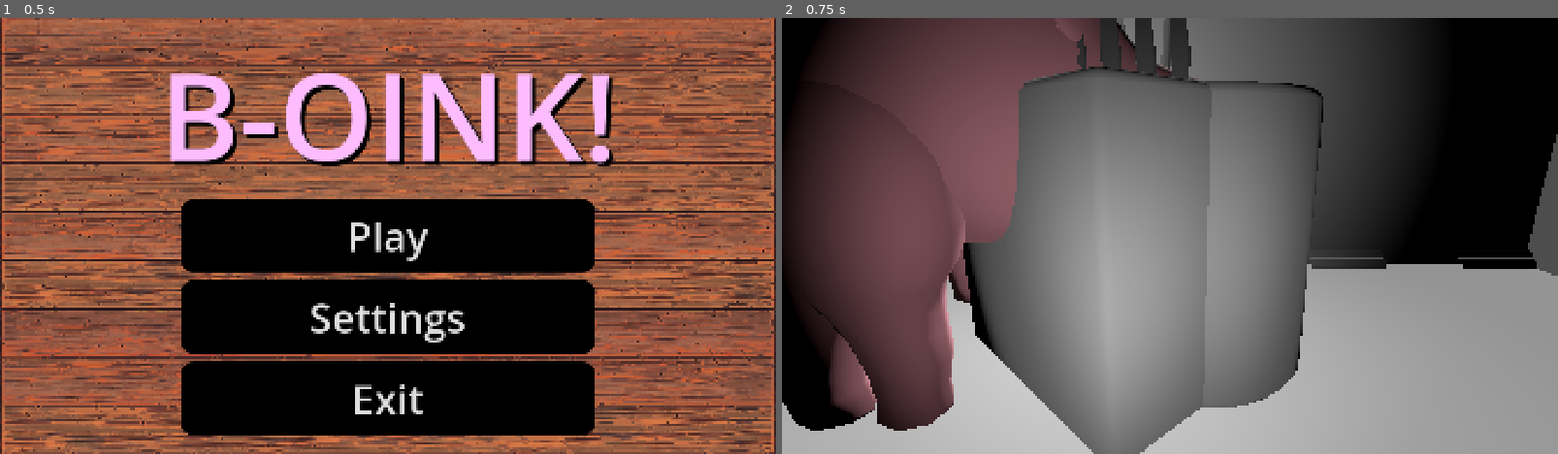
Above: before the commit, frames 1-2 (left to right).
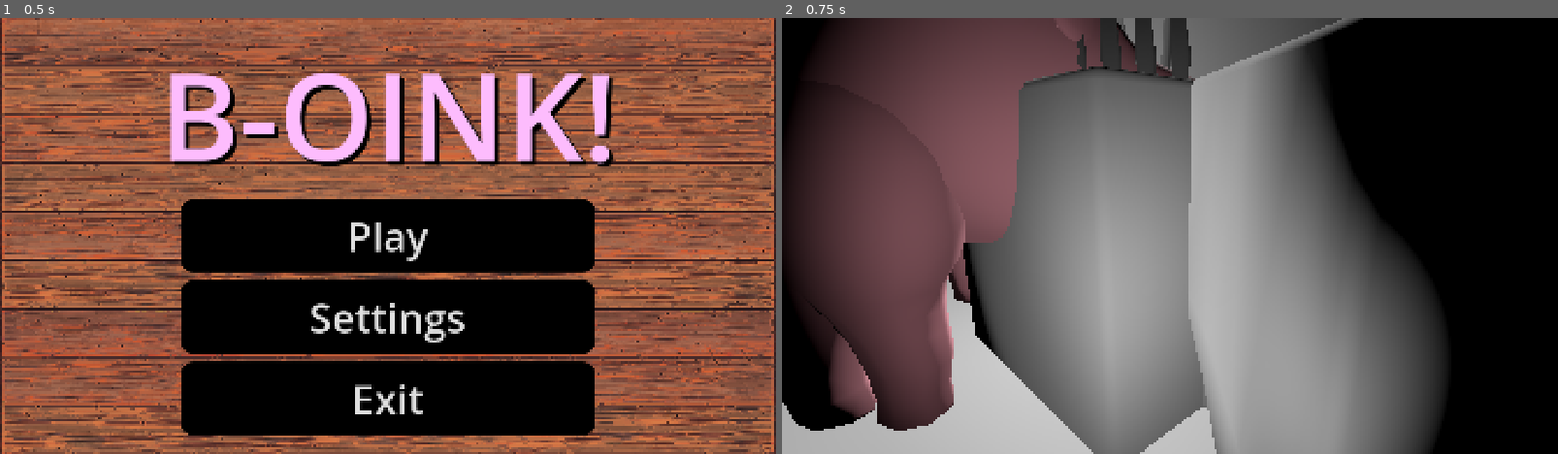
Above: after the commit, the same moments.

Repository: CoffeeMugTwo/b_oink
Game: Godot game, scene res://Scenes/main_menu.tscn
The game is run twice, just before and just after one commit, with the same random seed, the same clock (stepped at 60 frames per second) and the same inputs.
Inputs:
- Up to frame 1 (0.5 s): no input
- Up to frame 2 (0.75 s): click "Play" at 0.5 s

Frame 1 is identical in both runs. In frame 2, 31% of the frame differs, in the area x 52-100%, y 0-100%.

Commit message:
MORE MORE ASSETS
dafd

Diff:
--- /dev/null
+++ b/b-oink/Art/Materials/Building_Block_bridge.tres
@@ -0,0 +1,11 @@
+[gd_resource type="ORMMaterial3D" load_steps=4 format=3 uid="uid://d3vxuc0h7synk"]
+
+[ext_resource type="Texture2D" uid="uid://dnrisnl3kd5mf" path="res://Art/Textures/Building_Block_bridge_texture/B-Oink!_Buldingblock_bridge_LP_DefaultMaterial_BaseMap.png" id="1_wjpon"]
+[ext_resource type="Texture2D" uid="uid://hv1d1e8lxnpj" path="res://Art/Textures/Building_Block_bridge_texture/B-Oink!_Buldingblock_bridge_LP_DefaultMaterial_Normal.png" id="2_vhfqk"]
+[ext_resource type="Texture2D" uid="uid://u8kfhsqfu3j0" path="res://Art/Textures/Building_Block_bridge_texture/B-Oink!_Buldingblock_bridge_LP_DefaultMaterial_MaskMap.png" id="3_ovu1j"]
+
+[resource]
+albedo_texture = ExtResource("1_wjpon")
+orm_texture = ExtResource("3_ovu1j")
+normal_enabled = true
+normal_texture = ExtResource("2_vhfqk")
--- /dev/null
+++ b/b-oink/Art/Materials/Domino.tres
@@ -0,0 +1,11 @@
+[gd_resource type="ORMMaterial3D" load_steps=4 format=3 uid="uid://bjm6f2dg62hk"]
+
+[ext_resource type="Texture2D" uid="uid://cb56s7b0wii1p" path="res://Art/Textures/Domino_Texture/B-Oink!_Domino_LP_DefaultMaterial_BaseMap.png" id="1_ufp2e"]
+[ext_resource type="Texture2D" uid="uid://nygb5si7h7y7" path="res://Art/Textures/Domino_Texture/B-Oink!_Domino_LP_DefaultMaterial_Normal.png" id="2_v887f"]
+[ext_resource type="Texture2D" uid="uid://dmfx2m1u6qhla" path="res://Art/Textures/Domino_Texture/B-Oink!_Domino_LP_DefaultMaterial_MaskMap.png" id="3_havss"]
+
+[resource]
+albedo_texture = ExtResource("1_ufp2e")
+orm_texture = ExtResource("3_havss")
+normal_enabled = true
+normal_texture = ExtResource("2_v887f")
--- a/b-oink/Scenes/TEst_Art.tscn
+++ b/b-oink/Scenes/TEst_Art.tscn
@@ -8,6 +8,8 @@
 [ext_resource type="PackedScene" uid="uid://bgp61nlih2pmg" path="res://Art/Models/B-Oink!_Char_LP_back_v2.fbx" id="6_8rpb8"]
 [ext_resource type="PackedScene" uid="uid://bynltsclhkugb" path="res://Art/Models/B-Oink!_Buldingblock_cylinder_LP.fbx" id="7_mbk0s"]
 [ext_resource type="PackedScene" uid="uid://bnb08ipuj7xgd" path="res://Art/Models/B-Oink!_Buldingblock_cube_LP.fbx" id="8_5i0sl"]
+[ext_resource type="PackedScene" uid="uid://dscioaeii4vhb" path="res://Art/Models/B-Oink!_Buldingblock_bridge_LP.fbx" id="9_c83vi"]
+[ext_resource type="PackedScene" uid="uid://c1vloahd8enej" path="res://Art/Models/B-Oink!_Domino_LP.fbx" id="10_6fx8x"]
 
 [sub_resource type="CameraAttributesPhysical" id="CameraAttributesPhysical_wlm07"]
 exposure_multiplier = 0.895
@@ -152,3 +154,12 @@
 
 [node name="DirectionalLight3D" type="DirectionalLight3D" parent="."]
 transform = Transform3D(-0.25881907, -0.4829629, 0.8365163, 0, 0.8660254, 0.50000006, -0.9659259, 0.12940954, -0.22414388, 0, 3.1581962, 5)
+
+[node name="B-Oink!_Buldingblock_bridge_LP" parent="." instance=ExtResource("9_c83vi")]
+transform = Transform3D(0.25881907, 0, -0.9659258, 0, 1, 0, 0.9659258, 0, 0.25881907, -1, 0, 3)
+
+[node name="B-Oink!_Domino_LP" parent="." instance=ExtResource("10_6fx8x")]
+transform = Transform3D(0.49999997, 0, 0.86602545, 0, 1, 0, -0.86602545, 0, 0.49999997, -1, 0, 4)
+
+[node name="B-Oink!_Domino_LP" parent="B-Oink!_Domino_LP" instance=ExtResource("10_6fx8x")]
+transform = Transform3D(0.82110924, 0.27528125, -0.49999982, 0.31786734, -0.9481351, 0, -0.47406763, -0.15893362, -0.8660254, -0.7679491, 0.35393953, 0.40192378)
Binary file added: b-oink/Art/Models/B-Oink!_Buldingblock_bridge_HP.fbx
Binary file added: b-oink/Art/Models/B-Oink!_Buldingblock_bridge_LP.fbx
Binary file added: b-oink/Art/Models/B-Oink!_Domino_HP.fbx
Binary file added: b-oink/Art/Models/B-Oink!_Domino_LP.fbx
Binary file added: b-oink/Art/Textures/Building_Block_bridge_texture/B-Oink!_Buldingblock_bridge_LP_DefaultMaterial_BaseMap.png
Binary file added: b-oink/Art/Textures/Building_Block_bridge_texture/B-Oink!_Buldingblock_bridge_LP_DefaultMaterial_MaskMap.png
Binary file added: b-oink/Art/Textures/Building_Block_bridge_texture/B-Oink!_Buldingblock_bridge_LP_DefaultMaterial_Normal.png
Binary file added: b-oink/Art/Textures/Domino_Texture/B-Oink!_Domino_LP_DefaultMaterial_BaseMap.png
Binary file added: b-oink/Art/Textures/Domino_Texture/B-Oink!_Domino_LP_DefaultMaterial_MaskMap.png
Binary file added: b-oink/Art/Textures/Domino_Texture/B-Oink!_Domino_LP_DefaultMaterial_Normal.png
Not shown: 1 places in b-oink/Scenes/TEst_Art.tscn that only renumber resources
Not shown, changed: b-oink/Art/Blend_files/Environment.blend
(and 5 more such lines)
